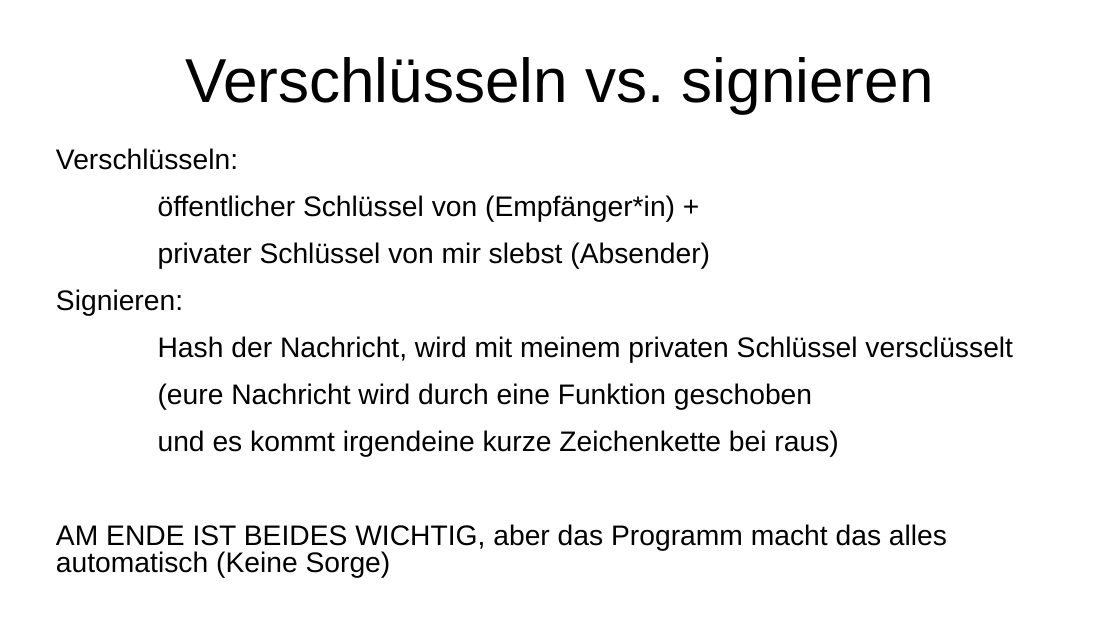
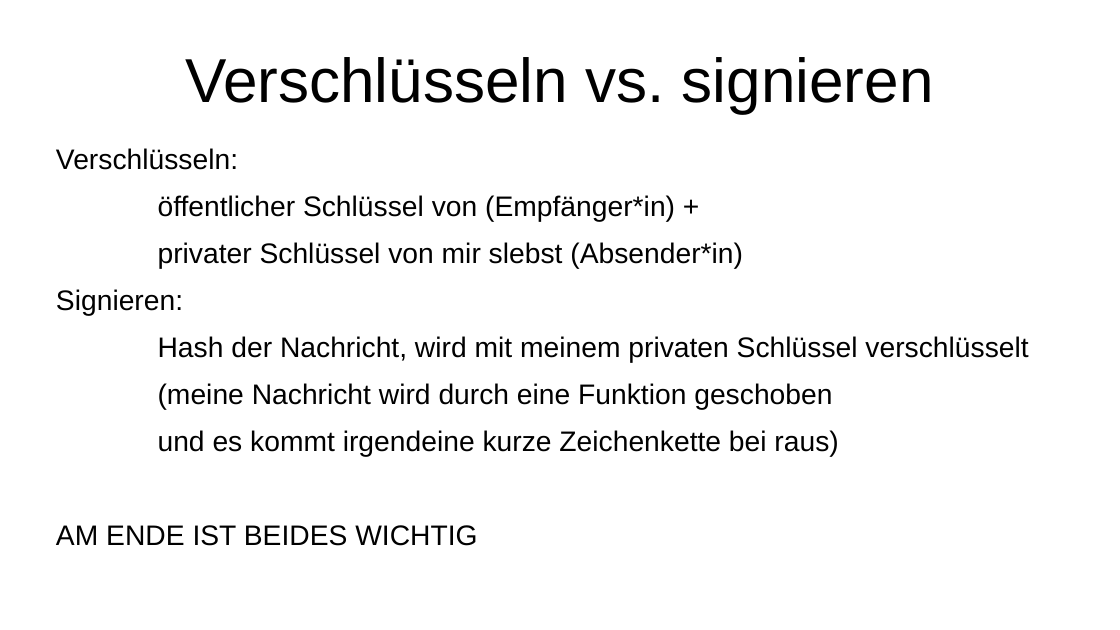
Before and after one commit to binary-bugs/mailVerschluesselung, a slide deck: slide 15 of präsi e-mail verschlüsselung.odp. Drawn at 1120x630 pixels with LibreOffice and Linux fonts; fonts in the diff are those of the drawing. Boxes give left, top, right and bottom in pixels: in the first picture for what was removed or moved away, otherwise in the second. Text is boxed around its words. In the diff, an @@ line names an element or a change of style, - is before the commit and + after.

```diff
--- a/präsi e-mail verschlüsselung.odp
+++ b/präsi e-mail verschlüsselung.odp
@@ text at <box>158,242,743,269</box>: text changed @@
-privater Schlüssel von mir slebst (Absender)
+privater Schlüssel von mir slebst (Absender*in)
@@ text at <box>158,336,1028,410</box>: text changed @@
-Hash der Nachricht, wird mit meinem privaten Schlüssel versclüsselt
-(eure Nachricht wird durch eine Funktion geschoben
+Hash der Nachricht, wird mit meinem privaten Schlüssel verschlüsselt
+(meine Nachricht wird durch eine Funktion geschoben
@@ text at <box>56,525,477,546</box>: text changed @@
-AM ENDE IST BEIDES WICHTIG, aber das Programm macht das alles automatisch (Keine Sorge)
+AM ENDE IST BEIDES WICHTIG
```
Also in this commit, not shown: 4 other slides changed.
